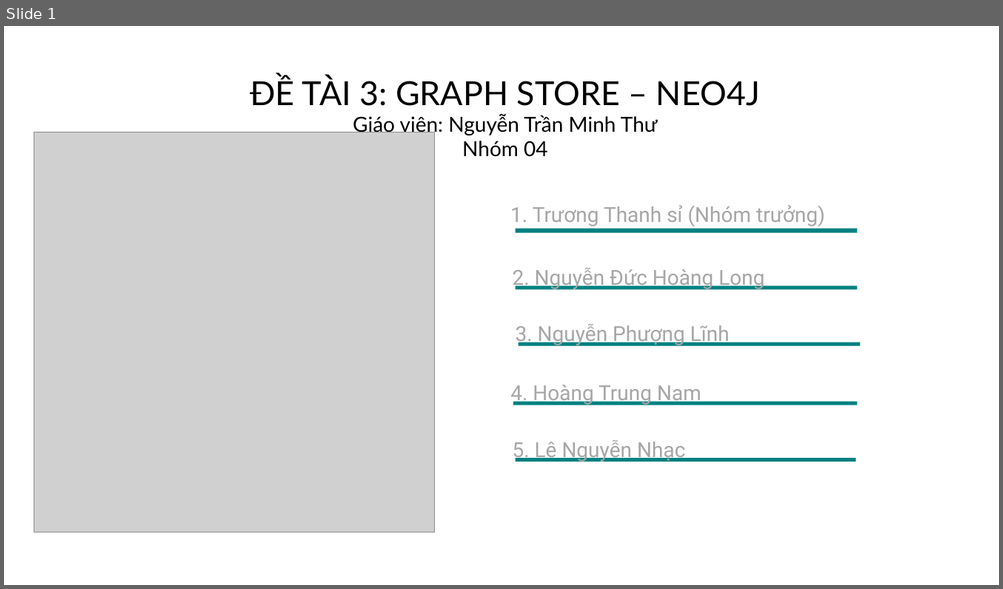
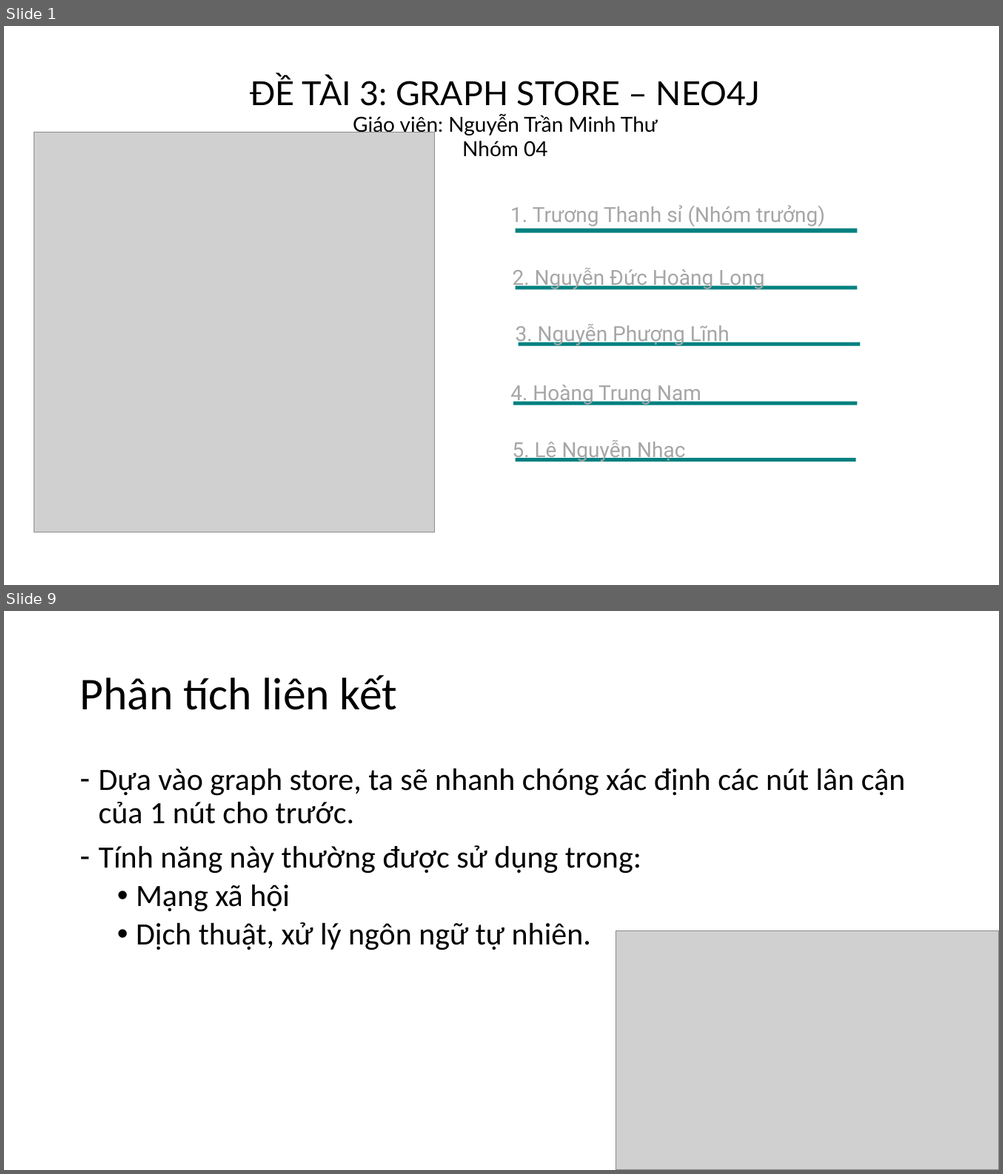
Before and after one commit to NguyenDucHoangLong/Group_4_HTTTHD, a slide deck: Document/Seminar/Slide/Slide_Nhóm 4.pptx. Shown one above the other, each under a label of ours: slide 1 before the commit, slides 1 and 9 after it; the slides between them are not shown. The pictures are 1003x589 and 1003x1174 pixels, drawn with LibreOffice and Linux fonts; fonts in the diff are those of the drawing; grey boxes stand for pictures. Boxes give left, top, right and bottom in pixels: in the first picture for what was removed or moved away, otherwise in the second. Text is boxed around its words. In the diff, an @@ line names an element or a change of style, - is before the commit and + after.

Commit message:
graph store chưa xong

```diff
--- a/Document/Seminar/Slide/Slide_Nhóm 4.pptx
+++ b/Document/Seminar/Slide/Slide_Nhóm 4.pptx
@@ slide 9 added at (4,611,999,1170), background #FFFFFF @@
@@ title added at (79,675,397,710), 44 pt, text #000000 @@
+Phân tích liên kết
@@ text added at (99,769,905,951), 30 pt, text #000000 @@
+– Dựa vào graph store, ta sẽ nhanh chóng xác định các nút lân cận của 1 nút cho trước.
+– Tính năng này thường được sử dụng trong:
+  • Mạng xã hội
+  • Dịch thuật, xử lý ngôn ngữ tự nhiên.
@@ picture added at (616,931,999,1170) @@
```
Also in this commit, not shown: 1 slide changed, 8 other slides added, 1 slide removed.
